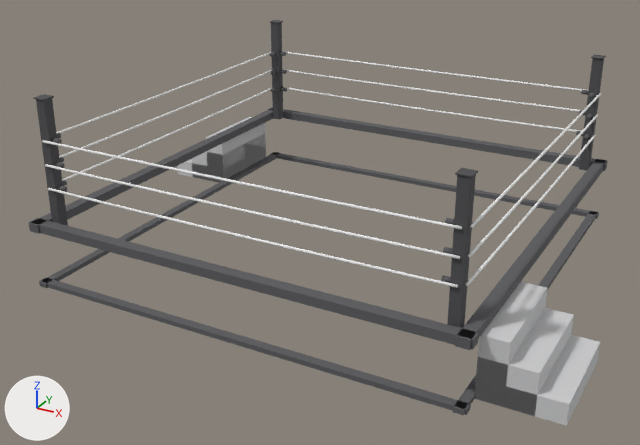
Before and after pictures for a commit that changed the glTF model game/assets/environment/ring.glb.
The view is the same before and after, from a camera (50 mm lens) standing at (5.87, -11.41, 5.05) and looking at (-0.14, -0.48, -0.41). Lighting does not change. The marker at lower left points along +X, +Y and +Z. The older version comes first.

The first picture shows 'ApronRail', 'PostMesh', 'RopeMesh', 'StepsMesh', 'TurnbuckleFittings'.
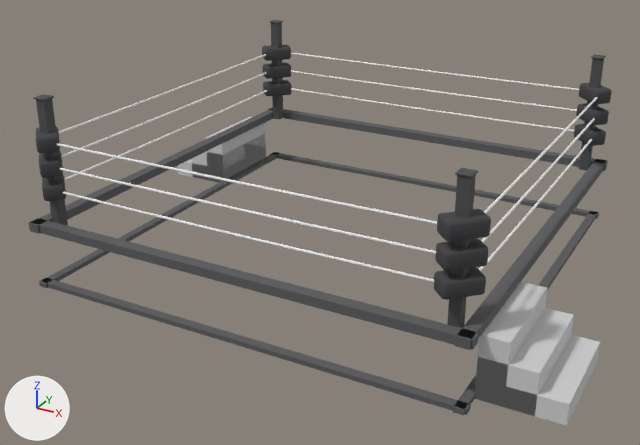
Commit message: Put turnbuckle pads back on the corners

Changed parts and their boxes [x1, y1, x2, y2] in the pictures (640 x 445 px):
```json
{"object": "TurnbucklePads", "change": "added", "after": [36, 45, 612, 300]}
```

The change, as JSON lines over the scene's bpy script:
```json
{"op": "add", "block": "mat_m_turnbucklepads", "code": ["mat_m_turnbucklepads = principled_material('M_TurnbucklePads')", "mat_m_turnbucklepads.base_color = (0.055, 0.055, 0.06)  # dark grey #424245", "mat_m_turnbucklepads.roughness = 0.85"]}
{"op": "add", "block": "me_turnbucklepads", "code": ["me_turnbucklepads = bpy.data.meshes.new('TurnbucklePads')", "me_turnbucklepads.from_pydata(...)  # 672 vertices, 1296 faces; spans x -3.28..3.28, y -3.28..3.28, z 0.38..1.32", "me_turnbucklepads.materials.append(mat_m_turnbucklepads)  # dark grey #424245"]}
{"op": "add", "block": "ob_turnbucklepads", "code": ["ob_turnbucklepads = bpy.data.objects.new('TurnbucklePads', me_turnbucklepads)", "ob_turnbucklepads.location = (0.0, 0.0, 0.0)"]}
```
